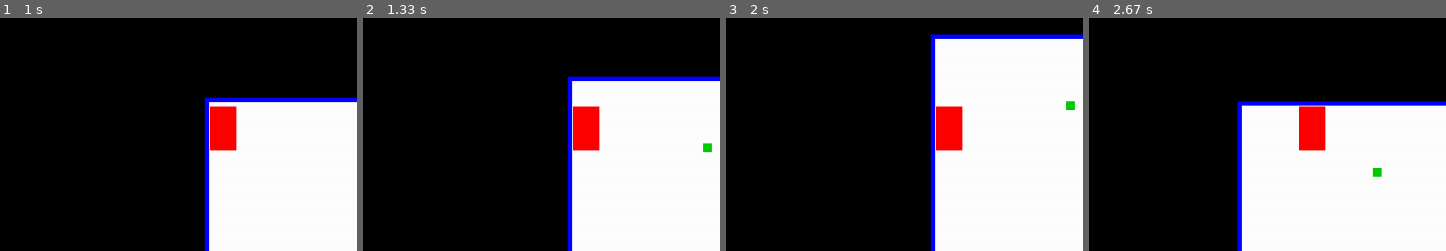
Above: before the commit, frames 1-4 (left to right).
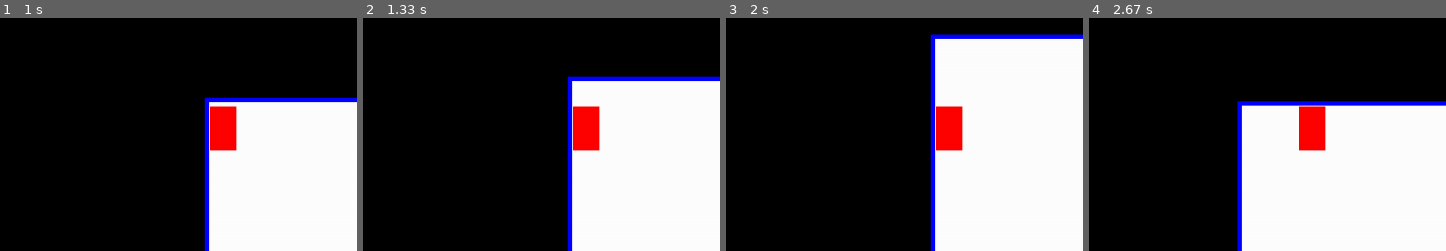
Above: after the commit, the same moments.

Repository: korshakr/pygame_top_down_shooter
Game: pygame game, started from scripts/main.py
Same seed, same stepped clock (60 frames per second), same inputs: the game is played once before the commit and once after it.
Inputs (mouse positions are % of the whole screen's width and height, from its top left):
- Up to frame 1 (1 s): hold A 0.33-0.87 s; press the mouse at (15, 57) at 0.93 s
- Up to frame 2 (1.33 s): move the mouse to (35, 44) at 1.03 s; release the mouse at (55, 31) at 1.17 s; hold S from 1.23 s (still down); move the mouse to (43, 39) at 1.27 s
- Up to frame 3 (2 s): release S at 1.53 s
- Up to frame 4 (2.67 s): hold W 2-2.37 s; hold D from 2.4 s (still down)
The pictures show only the part of the screen within x 8-58%, y 0-50%; the shares and areas given below are measured in that part.

Frame 1 is identical in both runs. In frame 2, 0.1% of the frame differs, in the area x 95-98%, y 53-58%; in frame 3, 0.1%; in frame 4, 0.1%.

Commit message:
add a first enemy

Diff:
--- a/scripts/background.py
+++ b/scripts/background.py
@@ -2,6 +2,7 @@
 from player import Player
 from wall import Block
 from scope import Scope
+import enemy
 
 def draw_map(display):
     world = conf.pygame.Surface((conf.SURFACEWIDTH,conf.SURFACEHIGHT))
@@ -9,6 +10,8 @@
 
     player = Player()
     scope = Scope()
+
+    enemy_lvl0 = enemy.monster_lvl0()
 
     camera_pos = (conf.X_CAMERA,conf.Y_CAMERA)
 
@@ -21,11 +24,18 @@
             if event.type == conf.pygame.QUIT:
                 return
 
-            if event.type == conf.pygame.MOUSEBUTTONUP:
+            if event.type == conf.pygame.MOUSEBUTTONDOWN and event.button == 1:
                 scope.set_values(camera_pos)
 
 
         camera_pos = player.move(camera_pos,blocks)
+
+        if player.player_rect.colliderect(enemy_lvl0.monster_lvl0_rect) and enemy_lvl0.health > 0:
+            player.isLive = False
+
+        if scope.point_rect.colliderect(enemy_lvl0.monster_lvl0_rect) and enemy_lvl0.health > 0:
+            enemy_lvl0.health -= 100
+            scope.set_default()
 
 
         display.fill(conf.COLORS['BLACK'])
@@ -34,15 +44,19 @@
         for block in blocks:
             block.render(world)
 
+        if player.isLive:
+            player.render(world)
+
+        if enemy_lvl0.health > 0:
+            enemy_lvl0.render(world)
 
 
+        scope.render(world)
 
-        player.render(world)
-        scope.render(world)
 
         display.blit(world,camera_pos)
 
-        conf.pygame.display.flip()
+        conf.pygame.display.update()
 
 
 def createBlocks(world):
--- a/scripts/conf.py
+++ b/scripts/conf.py
@@ -22,6 +22,7 @@
 
     'BLACK' : (0,0,0),
     'BLUE'  : (0,0,255),
+    'DARK_GREEN' : (0,51,0),
     'GREEN' : (0,204,0),
     'RED'   : (255,0,0),
     'WHITE' : (255,255,255),
--- /dev/null
+++ b/scripts/enemy.py
@@ -0,0 +1,20 @@
+import conf
+
+class Enemy:
+    def __init__(self):
+        self.health = 101
+        self.damage = 10
+        self.speed = 2
+
+
+
+class monster_lvl0(Enemy):
+    def __init__(self):
+        super().__init__()
+
+        self.image = conf.pygame.Surface((30,50))
+        self.image.fill(conf.COLORS['DARK_GREEN'])
+        self.monster_lvl0_rect = conf.pygame.Rect(600,1000,30,50)
+
+    def render(self,display):
+        display.blit(self.image,self.monster_lvl0_rect)
--- a/scripts/player.py
+++ b/scripts/player.py
@@ -5,6 +5,8 @@
         self.image = conf.pygame.Surface((30,50))
         self.image.fill(conf.COLORS['RED'])
         self.player_rect = conf.pygame.Rect(conf.WINWIDTH // 2 - conf.X_CAMERA ,conf.WINHEIGHT // 2 - conf.Y_CAMERA,30,50)
+
+        self.isLive = True
 
 
 
--- a/scripts/scope.py
+++ b/scripts/scope.py
@@ -3,7 +3,6 @@
 class Scope:
     def __init__(self):
         self.image = conf.pygame.Surface((0,0))
-        self.image.fill(conf.COLORS['GREEN'])
         self.point_rect = conf.pygame.Rect(0,0,0,0)
 
 
@@ -14,5 +13,10 @@
         self.point_rect = conf.pygame.Rect(x_cursor - camera_pos[0],y_cursor - camera_pos[1],10,10)
 
 
+    def set_default(self):
+        self.image = conf.pygame.Surface((0,0))
+        self.point_rect = conf.pygame.Rect(0,0,0,0)
+
+
     def render(self,display):
         display.blit(self.image,self.point_rect)
